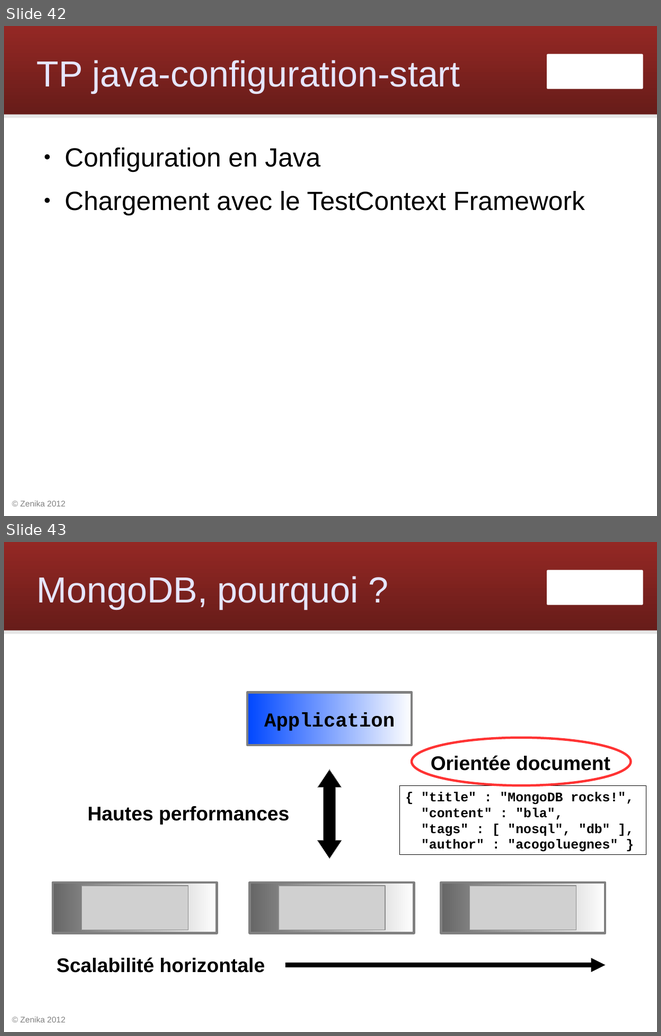
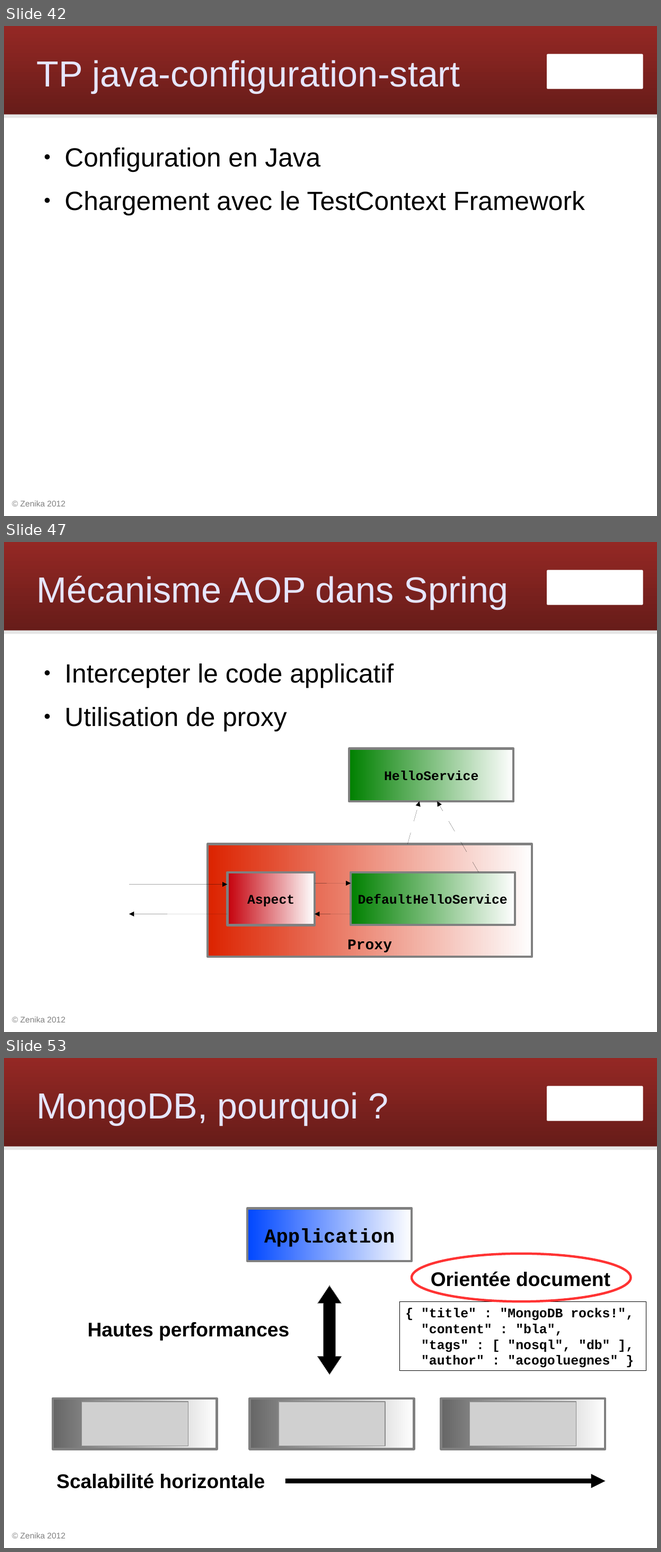
Before and after one commit to Zenika/workshop-spring-core, a slide deck: spring-workshop.odp. Shown one above the other, each under a label of ours: slides 42 and 43 before the commit, slides 42, 47 and 53 after it; the slides between them are not shown. The pictures are 661x1036 and 661x1552 pixels, drawn with LibreOffice and Linux fonts; fonts in the diff are those of the drawing; grey boxes stand for pictures; background and template pictures are left out. Boxes give left, top, right and bottom in pixels: in the first picture for what was removed or moved away, otherwise in the second. Text is boxed around its words. In the diff, an @@ line names an element or a change of style, - is before the commit and + after.

```diff
--- a/spring-workshop.odp
+++ b/spring-workshop.odp
@@ slide 47 added at [4, 542, 657, 1032], background #FFFFFF; not listed: 4 template elements that a slide beside it also shows @@
@@ title added at [37, 575, 509, 609], 44 pt, text #E6E6FF @@
+Mécanisme AOP dans Spring
@@ text added at [64, 663, 394, 731], 32 pt, text #000000 @@
+● Intercepter le code applicatif
+● Utilisation de proxy
@@ rectangle added at [350, 749, 513, 802], fill gradient #008000 to #FEFEFE, outline #808080 2.89 pt, 16 pt, text #000000, bold @@
+HelloService
@@ arrow added from (407, 844) to (420, 802), #000000 0 pt @@
@@ arrow added from (478, 872) to (437, 802), #000000 0 pt @@
@@ rectangle added at [208, 844, 532, 957], fill gradient #DC2300 to #FEFEFE, outline #808080 2.89 pt, 18 pt, text #000000, bold @@
+Proxy
@@ rectangle added at [227, 873, 315, 925], fill gradient #C5000B to #FEFEFE, outline #808080 2.89 pt, 16 pt, text #000000, bold @@
+Aspect
@@ rectangle added at [351, 872, 515, 925], fill gradient #008000 to #FEFEFE, outline #808080 2.89 pt, 16 pt, text #000000, bold @@
+DefaultHelloService
@@ arrow added from (129, 884) to (227, 884), #000000 0 pt @@
@@ arrow added from (315, 883) to (351, 883), #000000 0 pt @@
@@ arrow added from (227, 914) to (129, 914), #000000 0 pt @@
@@ arrow added from (351, 914) to (315, 914), #000000 0 pt @@
@@ what was slide 43 is now slide 53 @@
```
Also in this commit, not shown: 9 other slides added.
